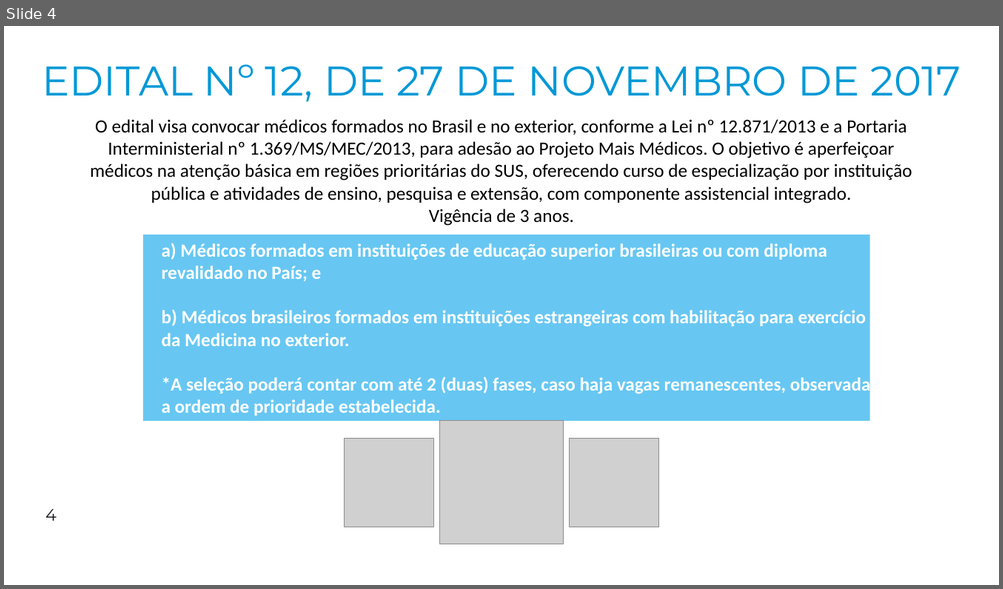
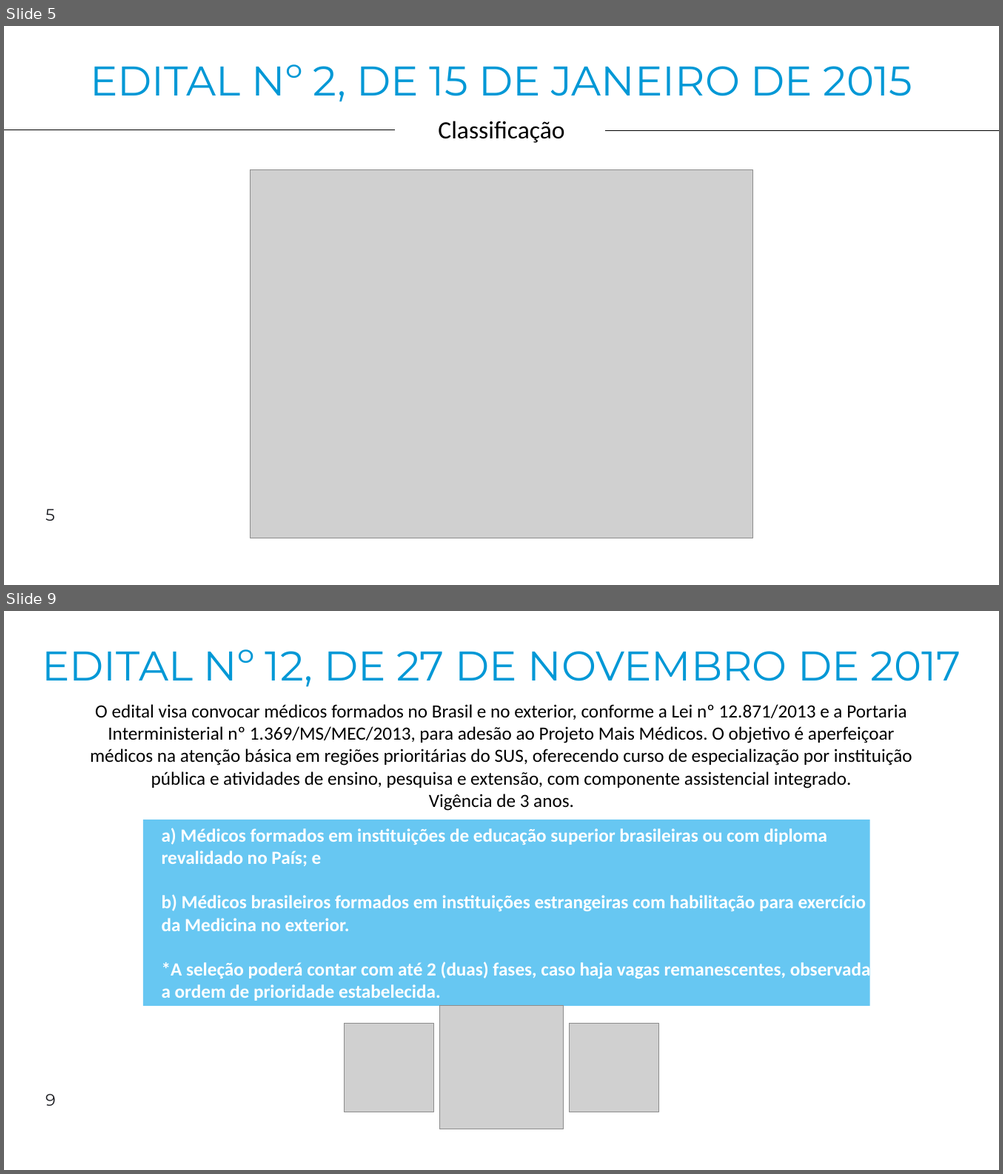
Before and after one commit to 4lefSantos/sa_maismedicos, a slide deck: 01_dados/Programa Mais Médicos.pptx. Shown one above the other, each under a label of ours: slide 4 before the commit, slides 5 and 9 after it; the slides between them are not shown. The pictures are 1003x589 and 1003x1174 pixels, drawn with LibreOffice and Linux fonts; fonts in the diff are those of the drawing; grey boxes stand for pictures; background and template pictures are left out. Boxes give left, top, right and bottom in pixels: in the first picture for what was removed or moved away, otherwise in the second. Text is boxed around its words. In the diff, an @@ line names an element or a change of style, - is before the commit and + after.

```diff
--- a/01_dados/Programa Mais Médicos.pptx
+++ b/01_dados/Programa Mais Médicos.pptx
@@ slide 5 added at (4,26,999,585), background picture (left out) @@
@@ title added at (90,64,913,102), 40 pt, text #0098D6 @@
+EDITAL Nº 2, DE 15 DE JANEIRO DE 2015
@@ line added from (395, 130) to (4, 130), #000000 0.5 pt @@
@@ text added at (438,121,564,143), 24 pt, text #000000 @@
+Classificação
@@ line added from (999, 130) to (606, 130), #000000 0.5 pt @@
@@ picture added at (250,170,753,538) @@
@@ page number added at (45,509,55,521), 16 pt, text #18191E @@
+5
@@ what was slide 4 is now slide 9 @@
@@ page number at (45,1094,56,1106): text changed @@
-4
+9
```
Also in this commit, not shown: 1 slide changed, 4 other slides added, 1 other file.
